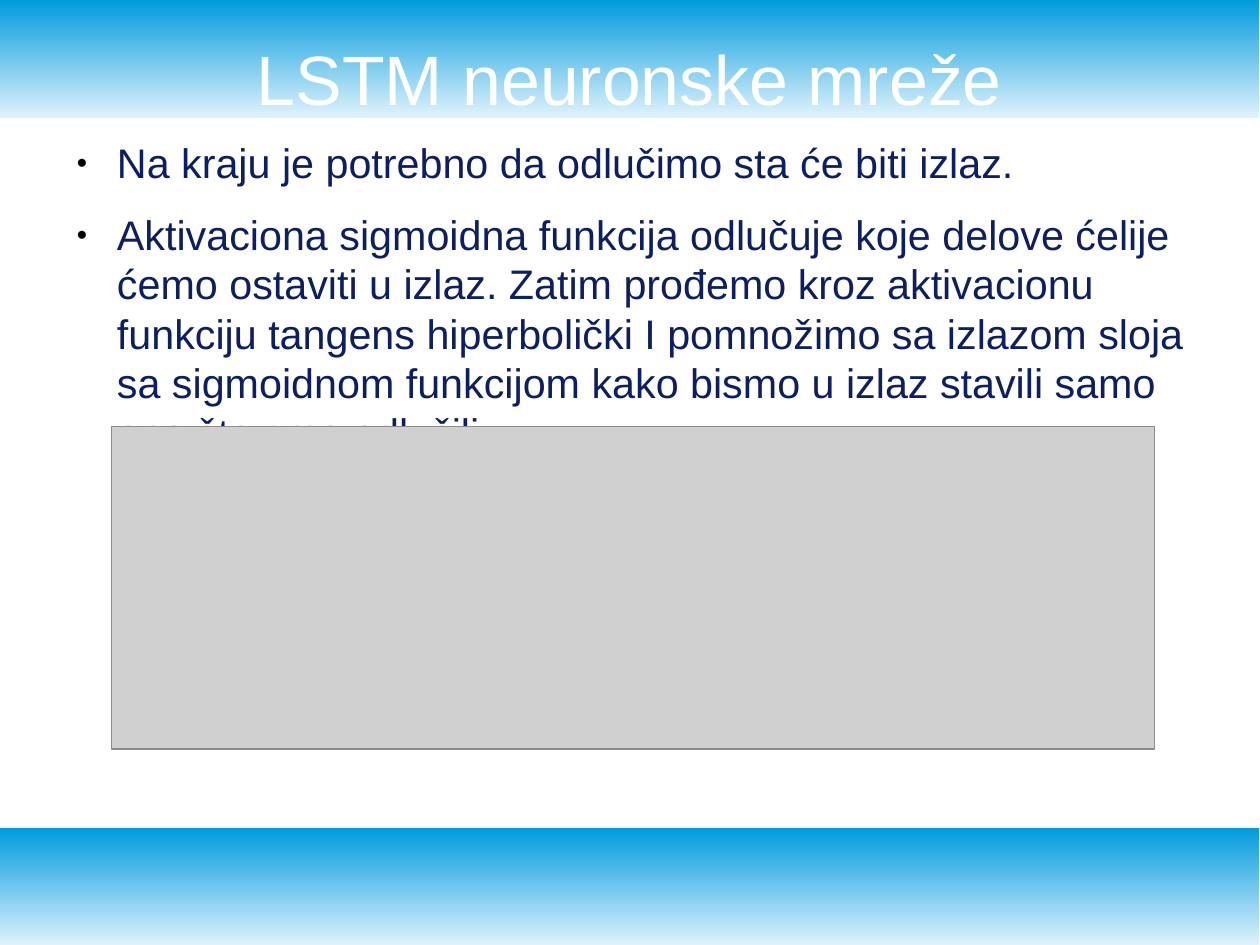
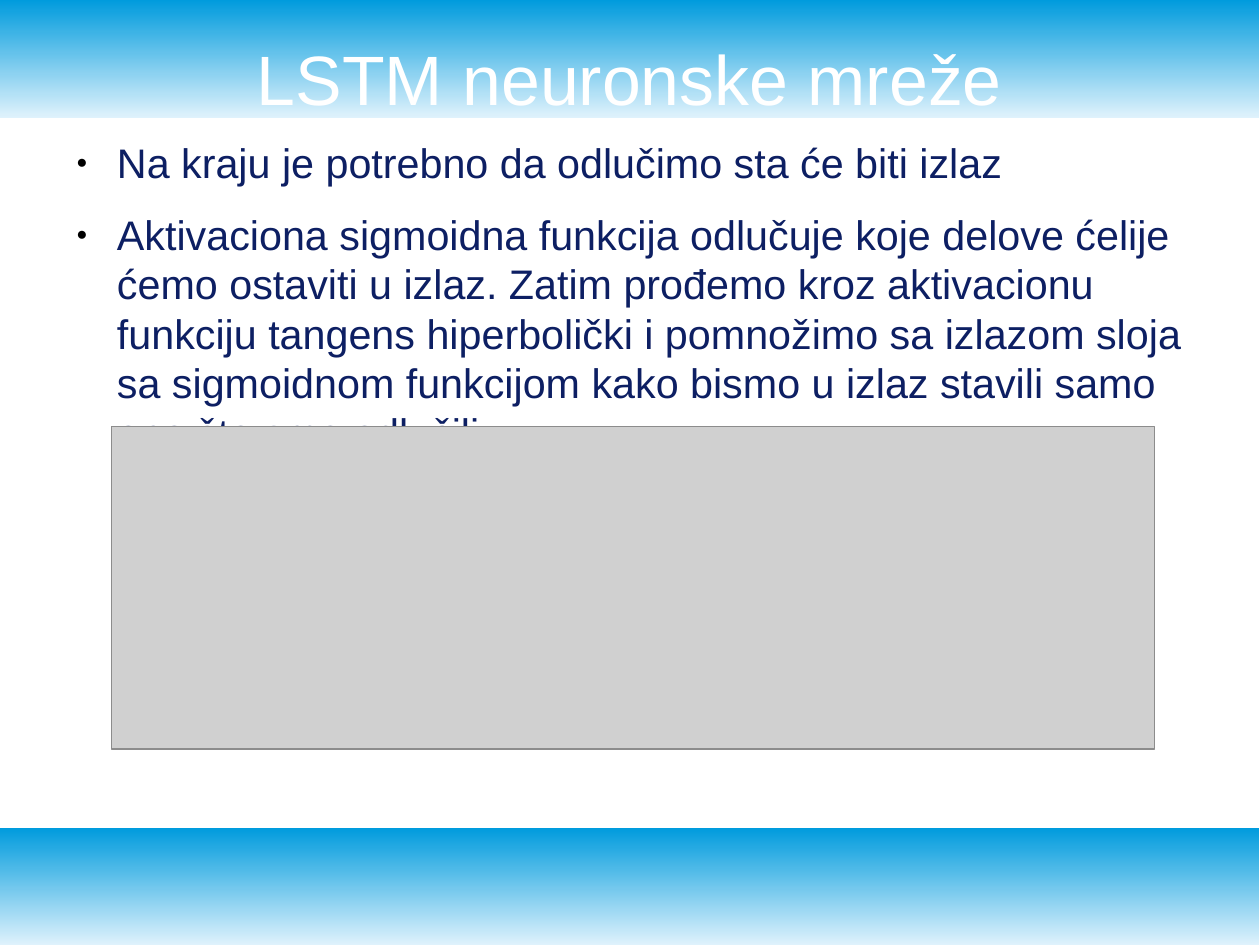
Before and after one commit to NevenaSoldat/text_generation, a slide deck: slide 12 of presentation.odp. Drawn at 1260x945 pixels with LibreOffice and Linux fonts; fonts in the diff are those of the drawing; grey boxes stand for pictures. Boxes give left, top, right and bottom in pixels: in the first picture for what was removed or moved away, otherwise in the second. Text is boxed around its words. In the diff, an @@ line names an element or a change of style, - is before the commit and + after.

```diff
--- a/presentation.odp
+++ b/presentation.odp
@@ text at (117, 147, 1181, 427): text changed @@
-● Na kraju je potrebno da odlučimo sta će biti izlaz.
-● Aktivaciona sigmoidna funkcija odlučuje koje delove ćelije ćemo ostaviti u izlaz. Zatim prođemo kroz aktivacionu funkciju tangens hiperbolički I pomnožimo sa izlazom sloja sa sigmoidnom funkcijom kako bismo u izlaz stavili samo ono što smo odlučili.
+● Na kraju je potrebno da odlučimo sta će biti izlaz
+● Aktivaciona sigmoidna funkcija odlučuje koje delove ćelije ćemo ostaviti u izlaz. Zatim prođemo kroz aktivacionu funkciju tangens hiperbolički i pomnožimo sa izlazom sloja sa sigmoidnom funkcijom kako bismo u izlaz stavili samo ono što smo odlučili.
```
Also in this commit, not shown: 14 other slides changed, 6 other files.
